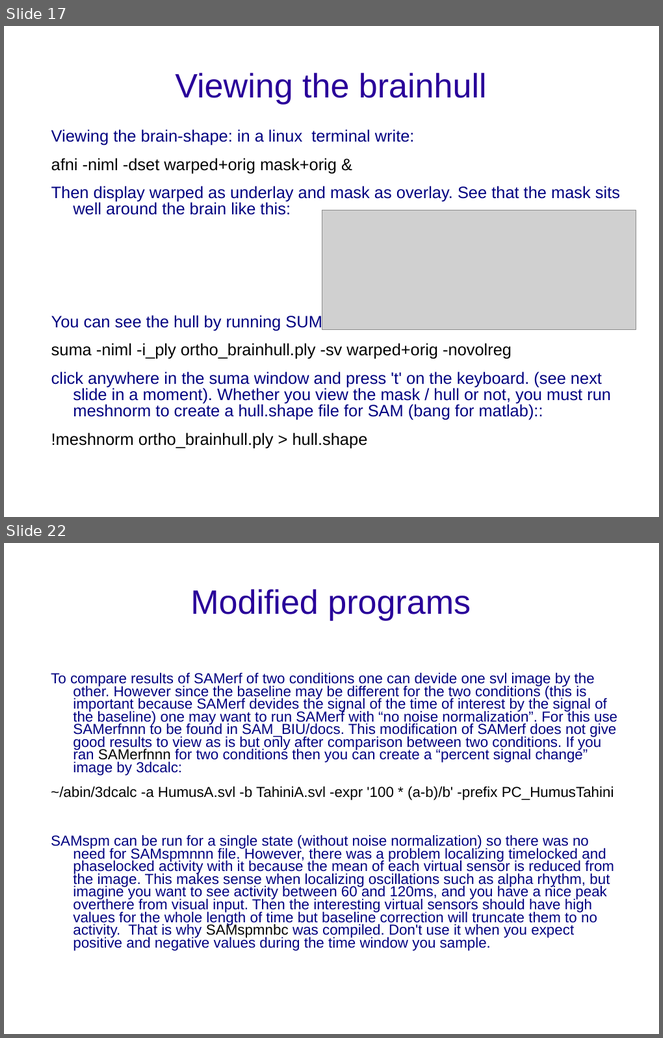
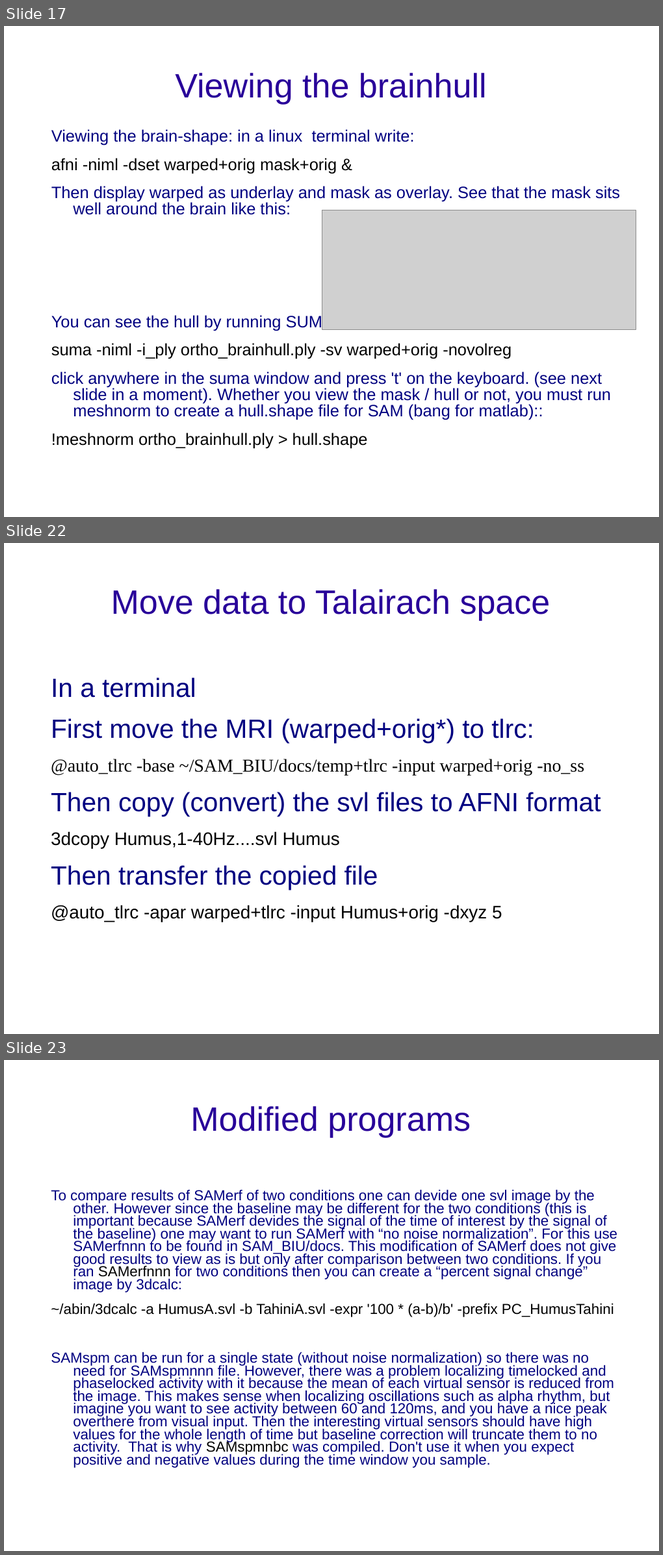
Before and after one commit to yuval-harpaz/SAM_BIU, a slide deck: docs/SAMtutorial.ppt. Shown one above the other, each under a label of ours: slides 17 and 22 before the commit, slides 17, 22 and 23 after it; the slides between them are not shown. The pictures are 663x1038 and 663x1555 pixels, drawn with LibreOffice and Linux fonts; fonts in the diff are those of the drawing; grey boxes stand for pictures; background and template pictures are left out. Boxes give left, top, right and bottom in pixels: in the first picture for what was removed or moved away, otherwise in the second. Text is boxed around its words. In the diff, an @@ line names an element or a change of style, - is before the commit and + after.

```diff
--- a/docs/SAMtutorial.ppt
+++ b/docs/SAMtutorial.ppt
@@ slide 22 added at (4,543,659,1034), background picture (left out) @@
@@ title added at (111,589,551,621), 41 pt, text #280099 @@
+Move data to Talairach space
@@ text added at (51,678,601,922), 22 pt, text #000000 @@
+In a terminal
+First move the MRI (warped+orig*) to tlrc:
+@auto_tlrc -base ~/SAM_BIU/docs/temp+tlrc -input warped+orig -no_ss
+Then copy (convert) the svl files to AFNI format
+3dcopy Humus,1-40Hz....svl Humus
+Then transfer the copied file
+@auto_tlrc -apar warped+tlrc -input Humus+orig -dxyz 5
@@ what was slide 22 is now slide 23 @@
```
Also in this commit, not shown: 7 slides changed, 1 other file.
